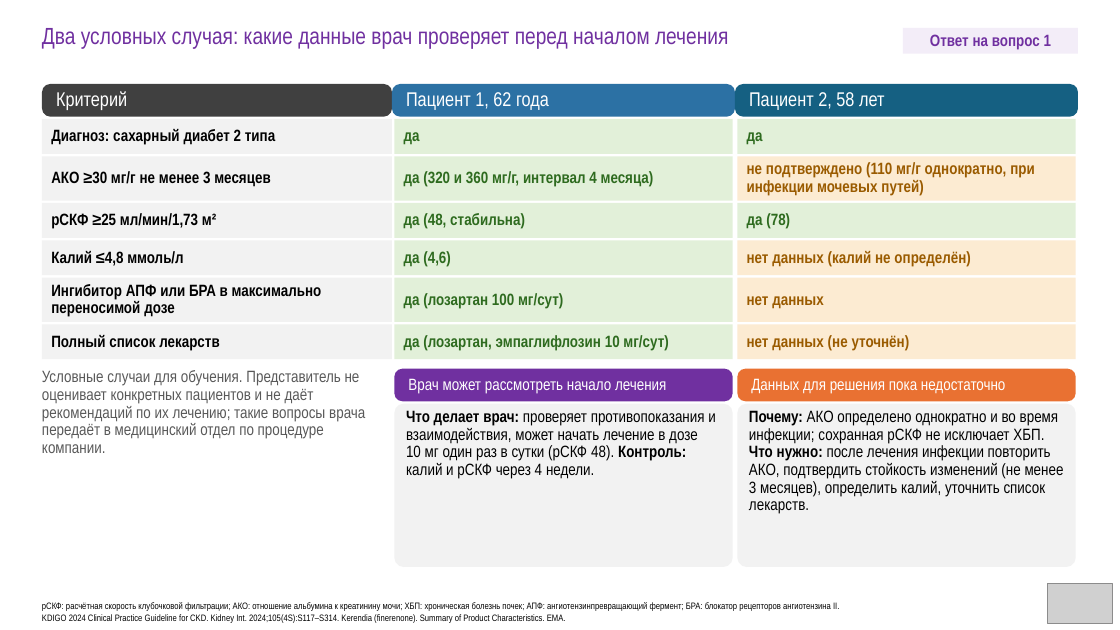
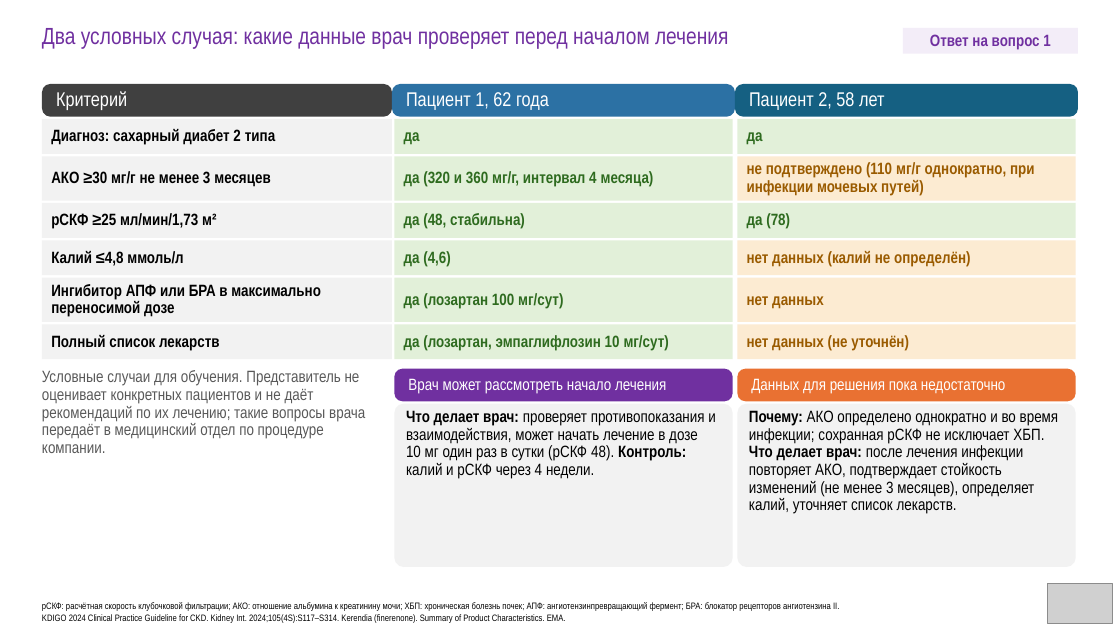
Before and after one commit to drabdulbosit1-eng/my-test-cloud, a slide deck: slide 36 of finerenone/Finerenone_Levin_reviewed.pptx. Drawn at 1120x630 pixels with LibreOffice and Linux fonts; fonts in the diff are those of the drawing; grey boxes stand for pictures. Boxes give left, top, right and bottom in pixels: in the first picture for what was removed or moved away, otherwise in the second. Text is boxed around its words. In the diff, an @@ line names an element or a change of style, - is before the commit and + after.

```diff
--- a/finerenone/Finerenone_Levin_reviewed.pptx
+++ b/finerenone/Finerenone_Levin_reviewed.pptx
@@ text at [749,410,1059,514]: text changed @@
-Почему: АКО определено однократно и во время инфекции; сохранная рСКФ не исключает ХБП. Что нужно: после лечения инфекции повторить АКО, подтвердить стойкость изменений (не менее 3 месяцев), определить калий, уточнить список лекарств.
+Почему: АКО определено однократно и во время инфекции; сохранная рСКФ не исключает ХБП. Что делает врач: после лечения инфекции повторяет АКО, подтверждает стойкость изменений (не менее 3 месяцев), определяет калий, уточняет список лекарств.
```
Also in this commit, not shown: 17 other slides changed, 1 other file.
